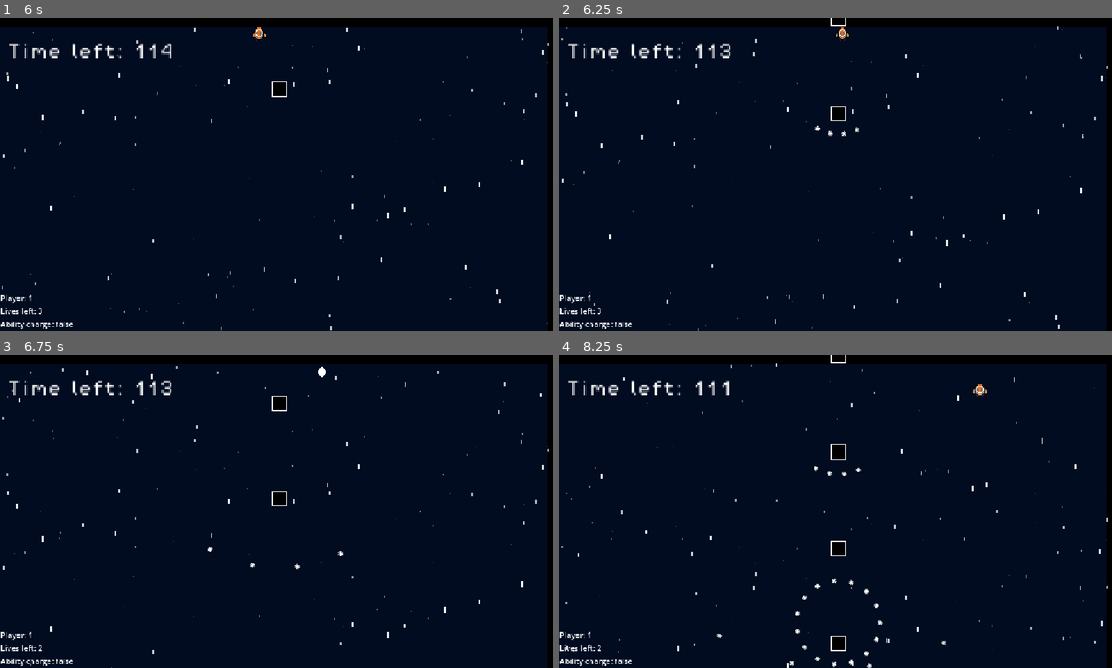
Above: before the commit, frames 1-4 (two rows, left to right).
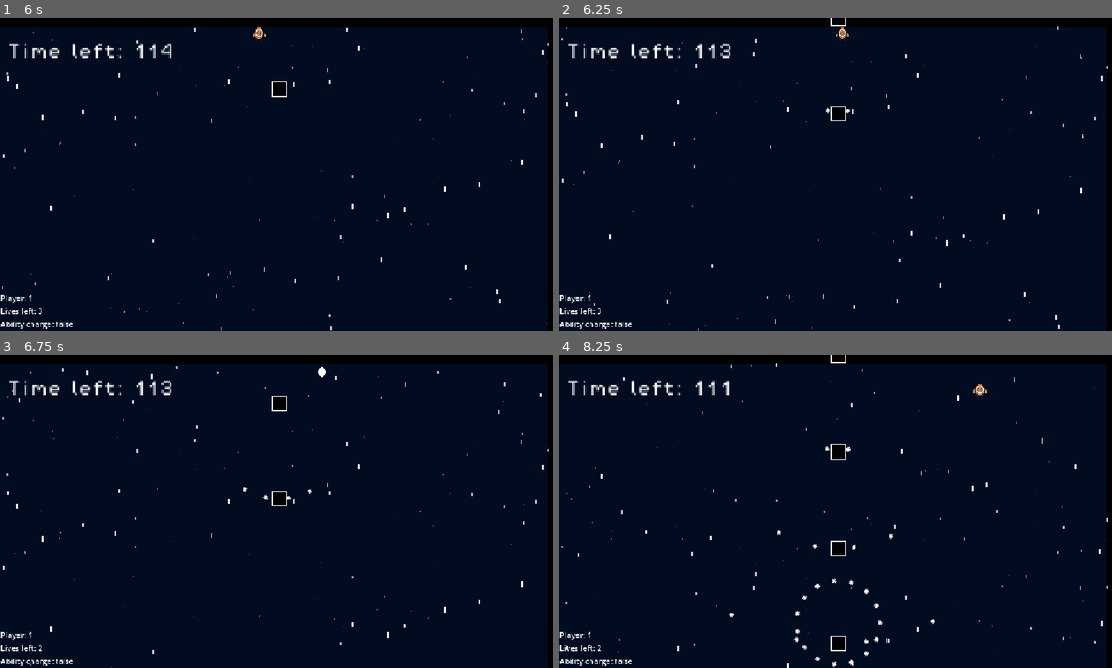
Above: after the commit, the same moments.

Repository: Draftier/Geometric-Invasion-CSS-497
Game: Godot game, scene res://multiplayer_test.tscn
Same seed, same stepped clock (60 frames per second), same inputs: the game is played once before the commit and once after it. This scene is started directly instead of the project's main scene.
Inputs:
- Up to frame 1 (6 s): hold Up (up) 0.53-2.03 s; tap X (ability) at 0.6, 2.85, 5.1 s; tap Z (shoot) at 1.35, 5.85 s; hold Shift (slow) 2.03-2.78 s; hold Left (left) 2.03-3.53 s; hold Down (down) 3.53-4.28 s; hold Z (shoot) 3.53-4.28 s; hold Right (right) 4.28-5.03 s; tap Shift (slow) at 4.35 s; hold Up (up) 5.03-5.78 s; hold Right (right) from 5.78 s (still down)
- Up to frame 2 (6.25 s): keep holding Right (right)
- Up to frame 3 (6.75 s): keep holding Right (right); hold Shift (slow) from 6.53 s (still down)
- Up to frame 4 (8.25 s): release Shift (slow) at 7.28 s; tap X (ability) at 7.35 s; release Right (right) at 8.03 s; hold Down (down) from 8.03 s (still down); hold Z (shoot) from 8.03 s (still down)

Frame 1 is identical in both runs. In frame 2, less than 0.1% of the frame differs, in the area x 46-55%, y 28-38%; in frame 3, 0.1%; in frame 4, 0.3%, in the area x 28-71%, y 29-100%.

Commit message:
Added addons folder to git ignore

Diff:
--- a/geometric-invasion/fan_4_10_1_downward.tres
+++ b/geometric-invasion/fan_4_10_1_downward.tres
@@ -6,7 +6,7 @@
 script = ExtResource("1_ilp24")
 num_spawn_points = 4
 angular_spread = 1.309
-bullet_speed = 400.0
+bullet_speed = 200.0
 max_times_to_fire = 1
 fire_rate = 1.0
 initial_theta = 0.785
--- a/geometric-invasion/project.godot
+++ b/geometric-invasion/project.godot
@@ -26,6 +26,10 @@
 window/stretch/mode="canvas_items"
 window/stretch/aspect="expand"
 window/vsync/vsync_mode=2
+
+[editor_plugins]
+
+enabled=PackedStringArray("res://addons/gdUnit4/plugin.cfg")
 
 [input]
 
Not shown, changed: geometric-invasion/.gitignore
